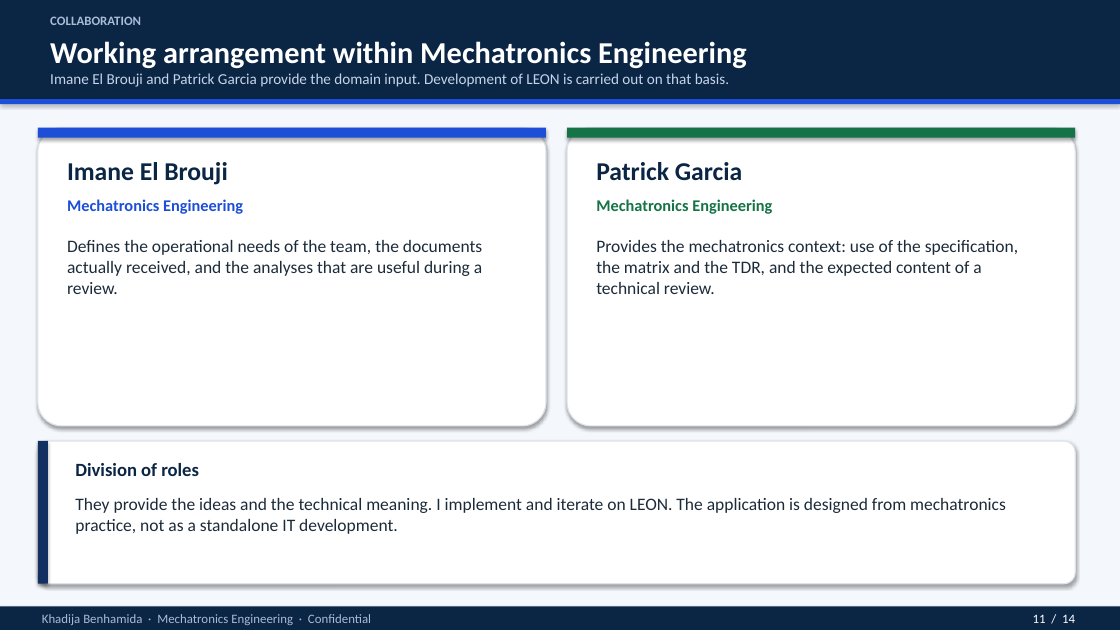
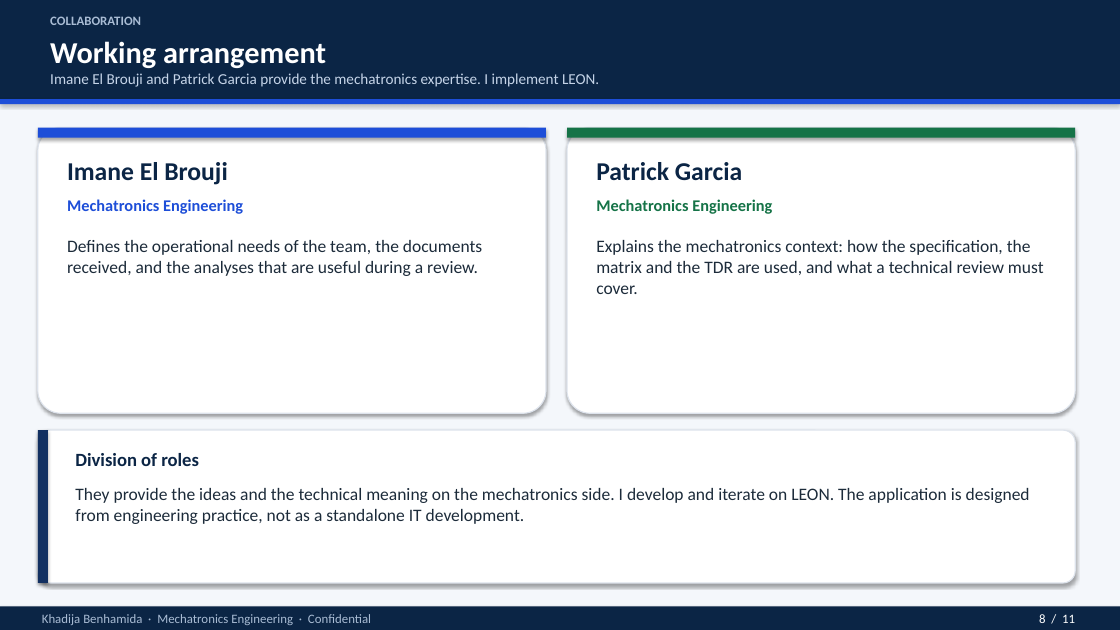
Before and after one commit to Rihabbbbbbbbb/leon_spec, a slide deck: slide 8 of docs/LEON_intro_for_non_specialists.pptx (slide 11 before the commit). Drawn at 1120x630 pixels with LibreOffice and Linux fonts; fonts in the diff are those of the drawing. Boxes give left, top, right and bottom in pixels: in the first picture for what was removed or moved away, otherwise in the second. Text is boxed around its words. In the diff, an @@ line names an element or a change of style, - is before the commit and + after.

```diff
--- a/docs/LEON_intro_for_non_specialists.pptx
+++ b/docs/LEON_intro_for_non_specialists.pptx
@@ text at (50,41,326,68): text changed @@
-Working arrangement within Mechatronics Engineering
+Working arrangement
@@ text at (50,73,599,87): text changed @@
-Imane El Brouji and Patrick Garcia provide the domain input. Development of LEON is carried out on that basis.
+Imane El Brouji and Patrick Garcia provide the mechatronics expertise. I implement LEON.
@@ rounded rectangle: place and size @@
-rounded rectangle at (38,128,546,426)
+rounded rectangle at (38,128,546,413)
@@ rounded rectangle: place and size @@
-rounded rectangle at (567,128,1075,426)
+rounded rectangle at (567,128,1075,413)
@@ text at (67,240,482,276): text changed @@
-Defines the operational needs of the team, the documents actually received, and the analyses that are useful during a review.
+Defines the operational needs of the team, the documents received, and the analyses that are useful during a review.
@@ text at (596,240,1044,294): text changed @@
-Provides the mechatronics context: use of the specification, the matrix and the TDR, and the expected content of a technical review.
+Explains the mechatronics context: how the specification, the matrix and the TDR are used, and what a technical review must cover.
@@ rounded rectangle: place and size @@
-rounded rectangle at (38,441,1075,584)
+rounded rectangle at (38,430,1075,583)
@@ rectangle: place and size @@
-rectangle at (38,441,48,584)
+rectangle at (38,430,48,583)
@@ text "Division of roles": place and size @@
-text "Division of roles" at (75,463,199,476)
+text "Division of roles" at (75,453,199,466)
@@ text at (75,488,1030,524): text changed @@
-They provide the ideas and the technical meaning. I implement and iterate on LEON. The application is designed from mechatronics practice, not as a standalone IT development.
+They provide the ideas and the technical meaning on the mechatronics side. I develop and iterate on LEON. The application is designed from engineering practice, not as a standalone IT development.
@@ text at (1039,614,1075,623): text changed @@
-11 / 14
+8 / 11
```
Also in this commit, not shown: 10 other slides changed, 3 slides removed, 1 other file.
